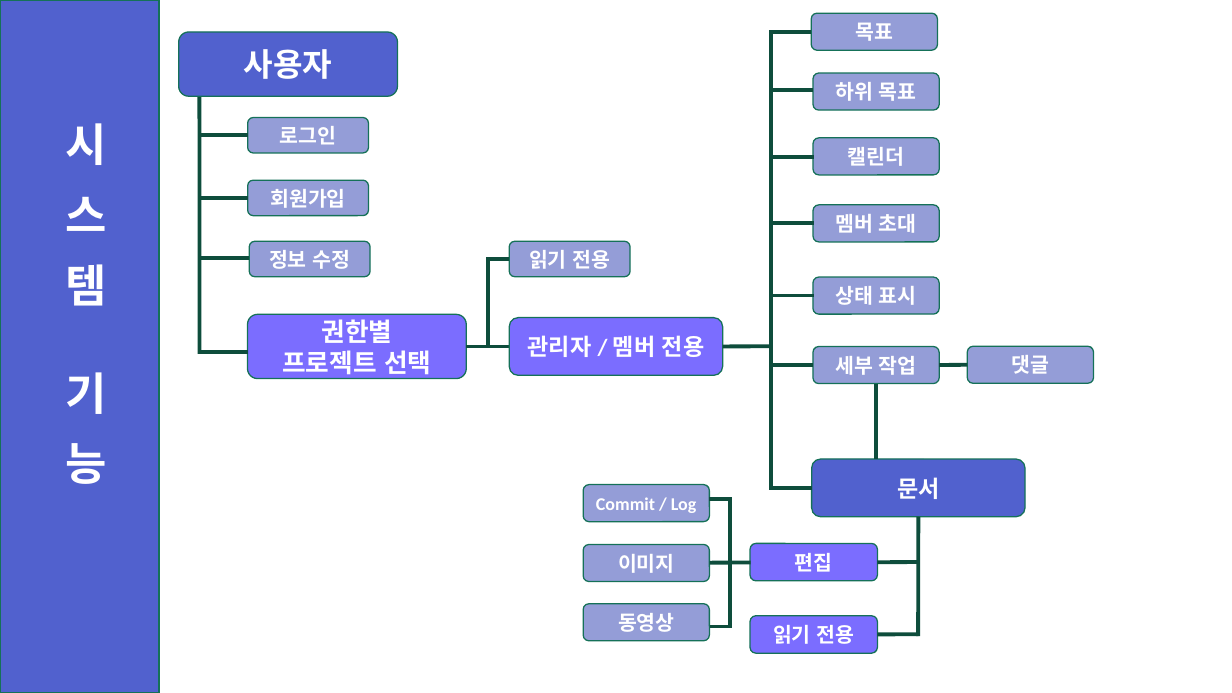
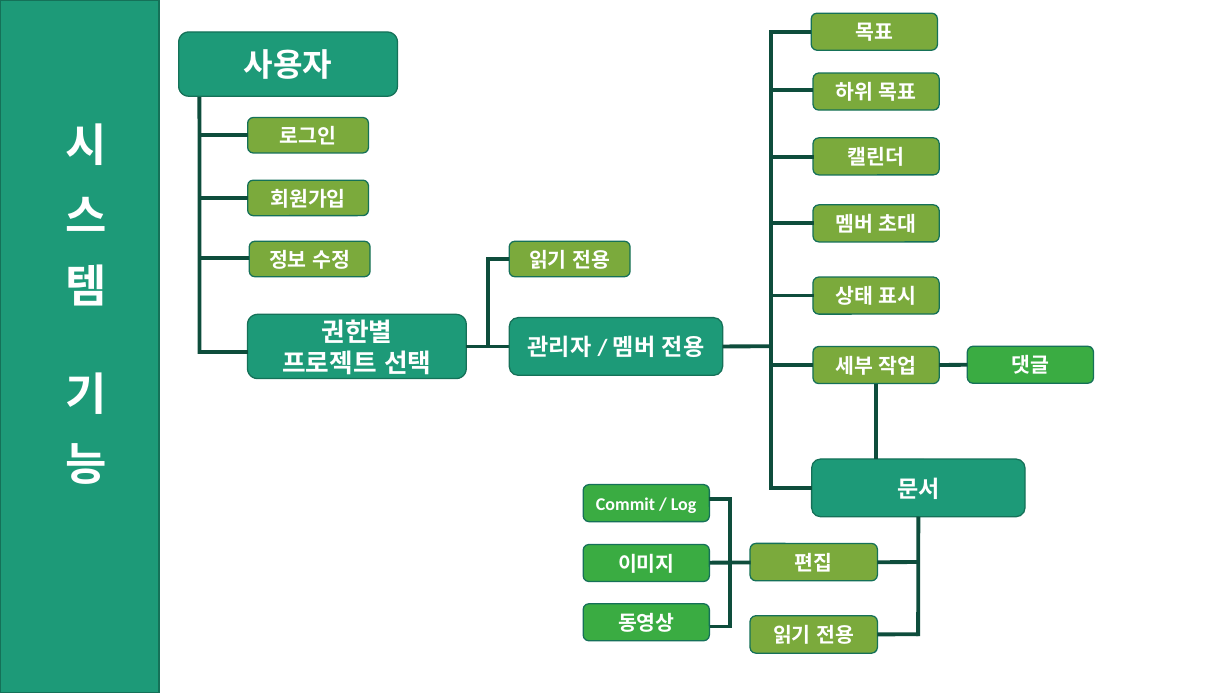
Before and after one commit to ShinHyeonSeong/Final, a slide deck: slide 9 of 기획 UI/A조 프로토타입 발표.pptx (slide 8 before the commit). Drawn at 1232x693 pixels with LibreOffice and Linux fonts; fonts in the diff are those of the drawing. Boxes give left, top, right and bottom in pixels: in the first picture for what was removed or moved away, otherwise in the second. Text is boxed around its words. In the diff, an @@ line names an element or a change of style, - is before the commit and + after.

```diff
--- a/기획 UI/A조 프로토타입 발표.pptx
+++ b/기획 UI/A조 프로토타입 발표.pptx
@@ fill #5161CE to #1D9A78 in 3 elements at (178,32,397,97), (811,459,1025,517), (0,0,159,693) @@
@@ fill #949DD7 to #7BAA3C in 10 elements at (248,117,369,152), (248,180,369,215), (250,241,371,276), (509,241,630,276), (811,13,938,50), (813,73,940,110), (813,347,940,384), (813,138,940,175), (813,205,940,242), (813,277,940,314) @@
@@ rounded rectangle "권한별" at (248,314,467,379): fill #7B6DFF to #1D9A78 @@
@@ rounded rectangle "관리자 / 멤버 전용" at (509,318,723,375): fill #7B6DFF to #1D9A78 @@
@@ fill #949DD7 to #3AAC42 in 4 elements at (968,347,1094,384), (583,484,710,521), (583,604,710,640), (583,544,710,581) @@
@@ rounded rectangle "편집" at (750,543,878,580): fill #7B6DFF to #7BAA3C @@
@@ rounded rectangle "읽기 전용" at (750,616,878,653): fill #7B6DFF to #7BAA3C @@
```
Also in this commit, not shown: 11 other slides changed, 1 slide added.
